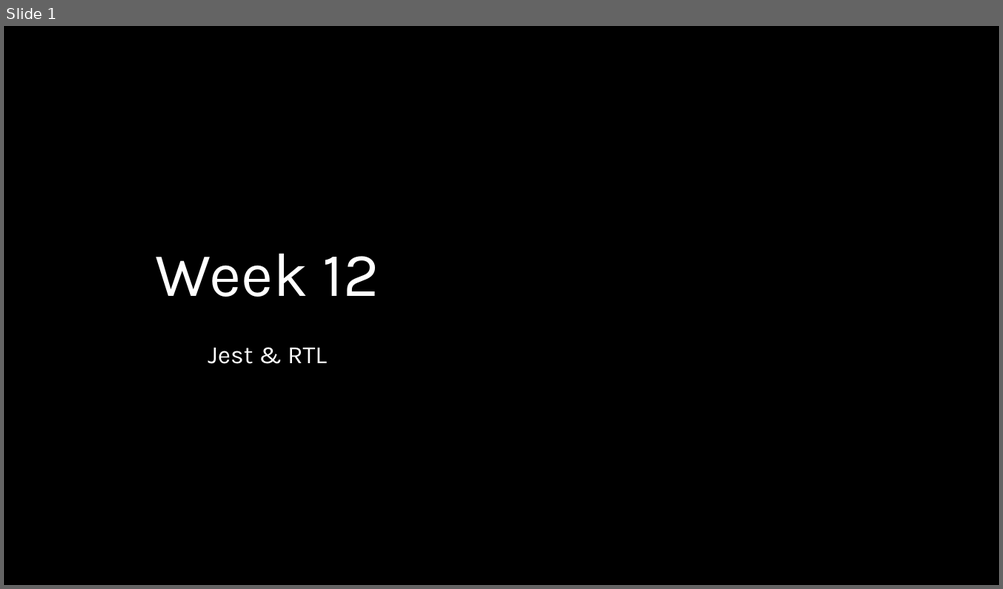
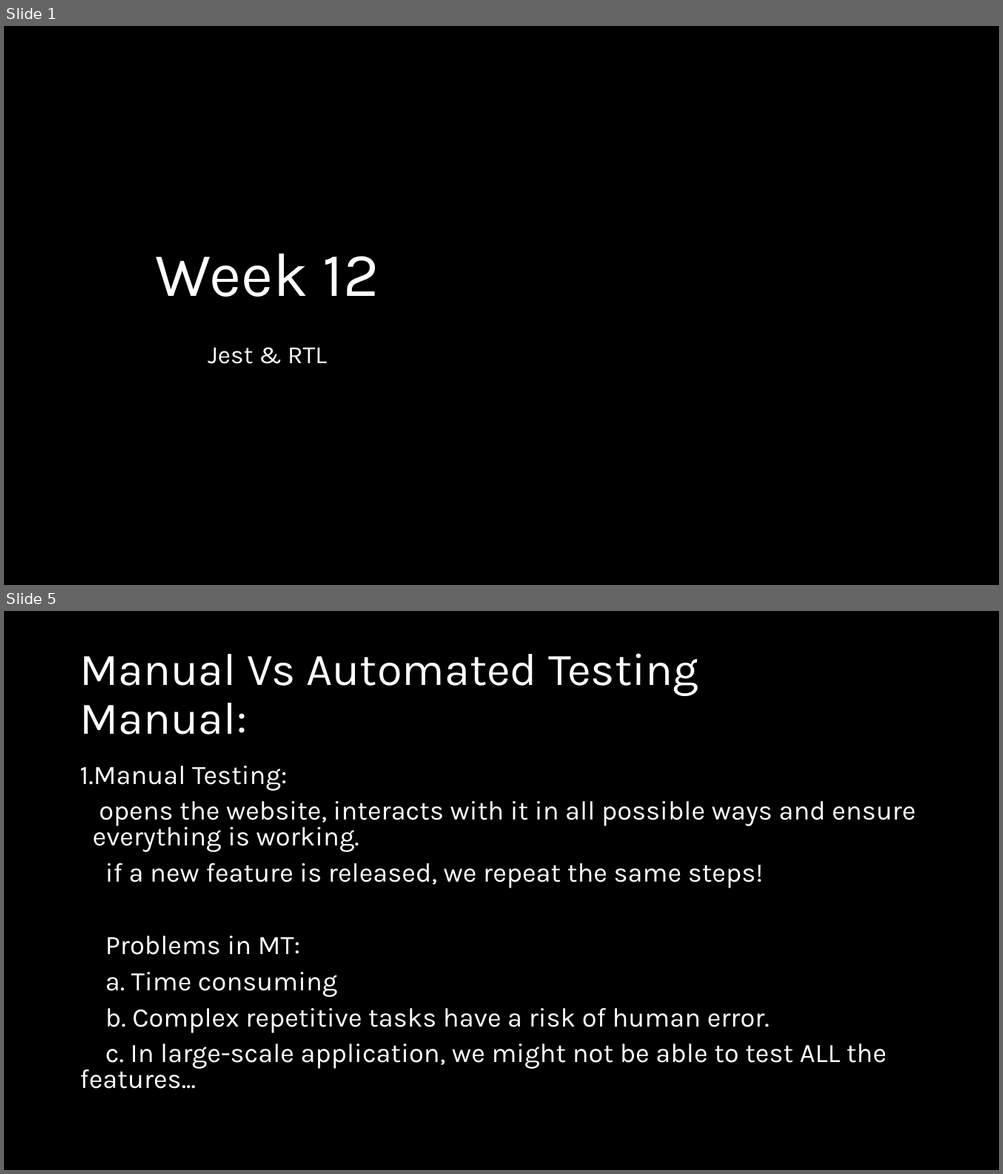
Before and after one commit to natiquekeyin/fall2024, a slide deck: JavaScript/Week12/Week12.pptx. Shown one above the other, each under a label of ours: slide 1 before the commit, slides 1 and 5 after it; the slides between them are not shown. The pictures are 1003x589 and 1003x1174 pixels, drawn with LibreOffice and Linux fonts; fonts in the diff are those of the drawing. Boxes give left, top, right and bottom in pixels: in the first picture for what was removed or moved away, otherwise in the second. Text is boxed around its words. In the diff, an @@ line names an element or a change of style, - is before the commit and + after.

```diff
--- a/JavaScript/Week12/Week12.pptx
+++ b/JavaScript/Week12/Week12.pptx
@@ slide 5 added at <box>4,611,999,1170</box>, background #000000 @@
@@ title added at <box>79,653,699,735</box>, 44 pt, text #FFFFFF @@
+Manual Vs Automated Testing
+Manual:
@@ text added at <box>79,766,915,1089</box>, 25.9 pt, text #FFFFFF @@
+1.Manual Testing:
+opens the website, interacts with it in all possible ways and ensure everything is working.
+if a new feature is released, we repeat the same steps!
+Problems in MT:
+a. Time consuming
+b. Complex repetitive tasks have a risk of human error.
+c. In large-scale application, we might not be able to test ALL the features...
```
Also in this commit, not shown: 53 other slides added, 1 other file.
